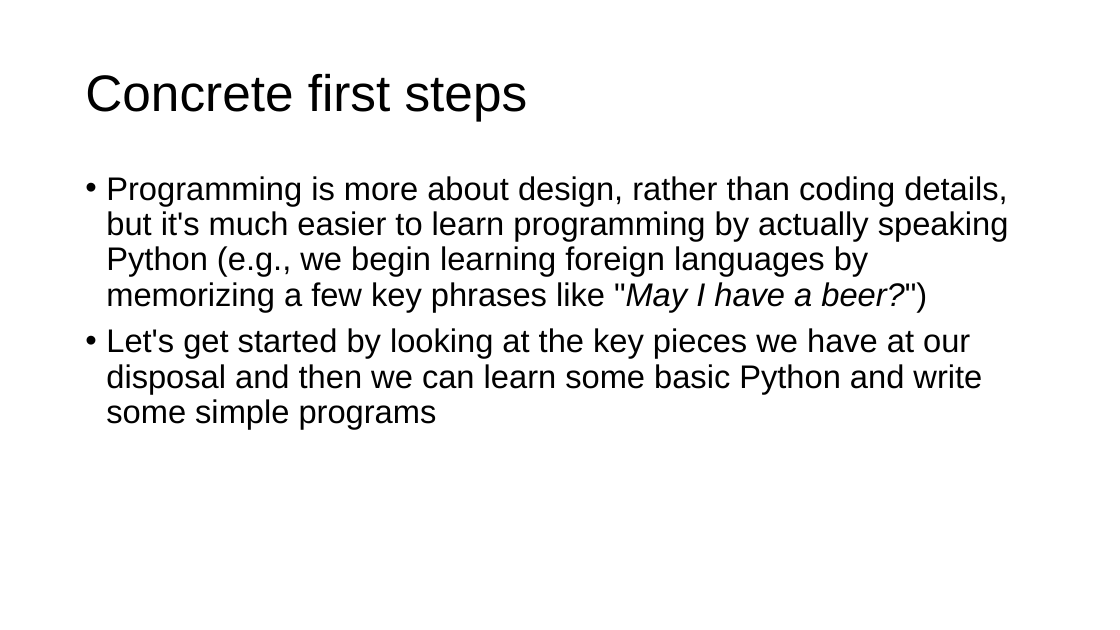
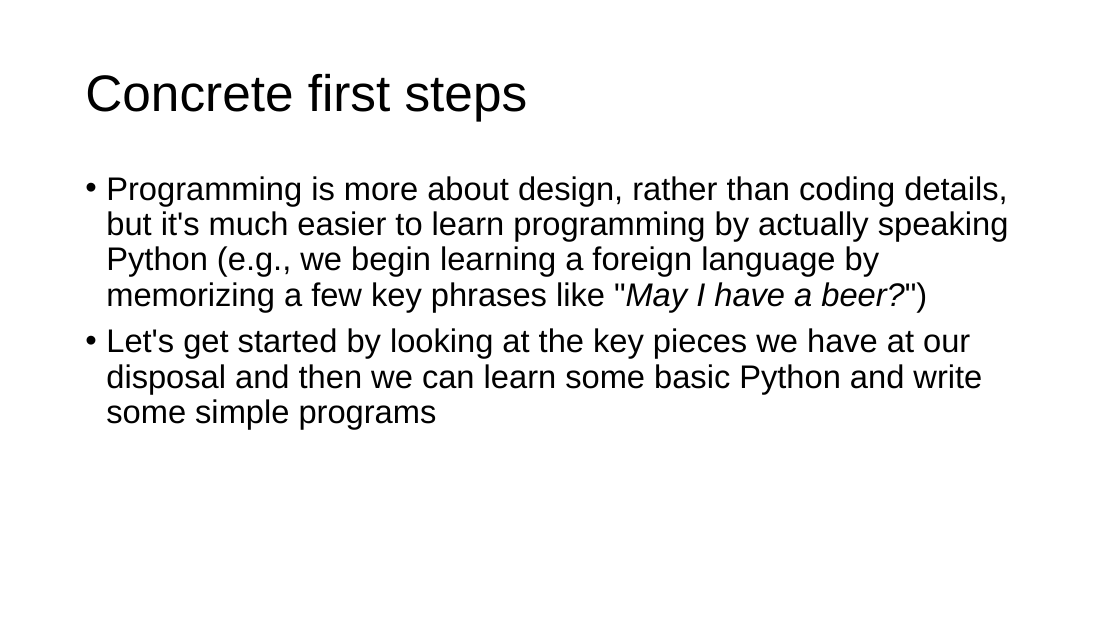
Before and after one commit to parrt/msds501, a slide deck: slide 4 of slides/intro-programming.pptx. Drawn at 1120x630 pixels with LibreOffice and Linux fonts; fonts in the diff are those of the drawing; background and template pictures are left out. Boxes give left, top, right and bottom in pixels: in the first picture for what was removed or moved away, otherwise in the second. Text is boxed around its words. In the diff, an @@ line names an element or a change of style, - is before the commit and + after.

```diff
--- a/slides/intro-programming.pptx
+++ b/slides/intro-programming.pptx
@@ text at [106,176,1009,311]: text changed @@
-• Programming is more about design, rather than coding details, but it's much easier to learn programming by actually speaking Python (e.g., we begin learning foreign languages by memorizing a few key phrases like "May I have a beer?")
+• Programming is more about design, rather than coding details, but it's much easier to learn programming by actually speaking Python (e.g., we begin learning a foreign language by memorizing a few key phrases like "May I have a beer?")
```
Also in this commit, not shown: 1 slide added.
